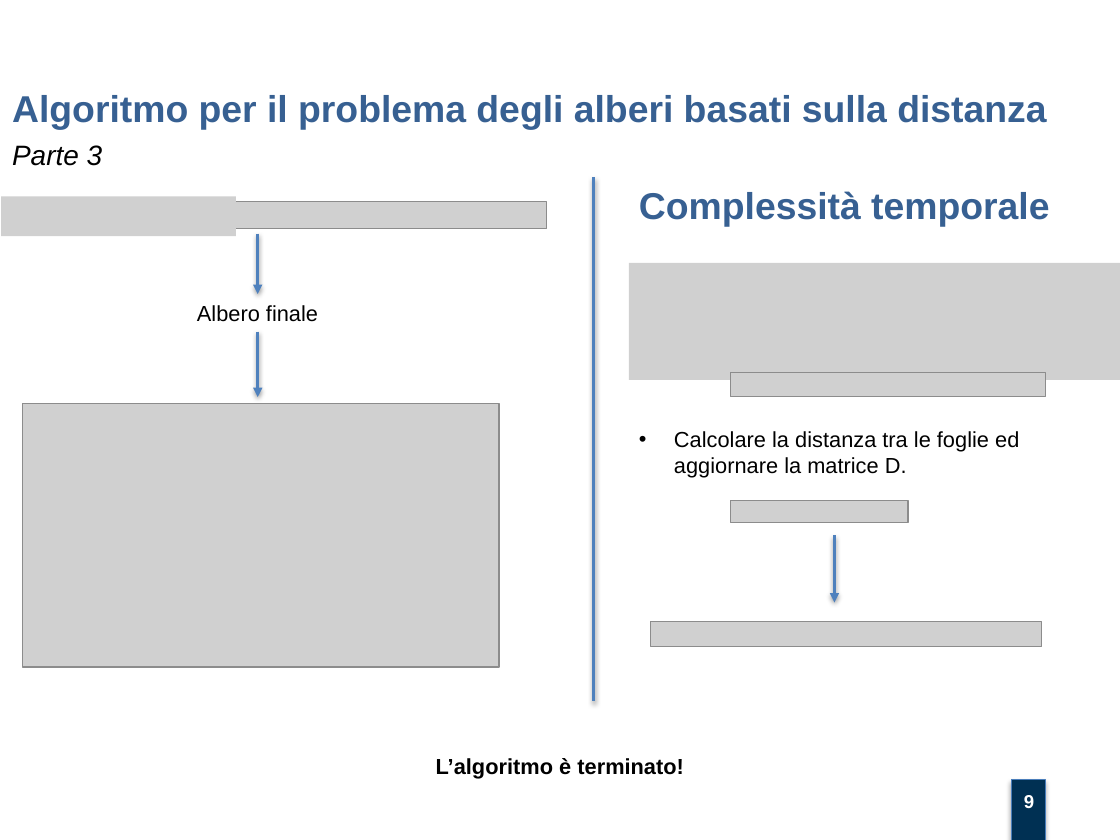
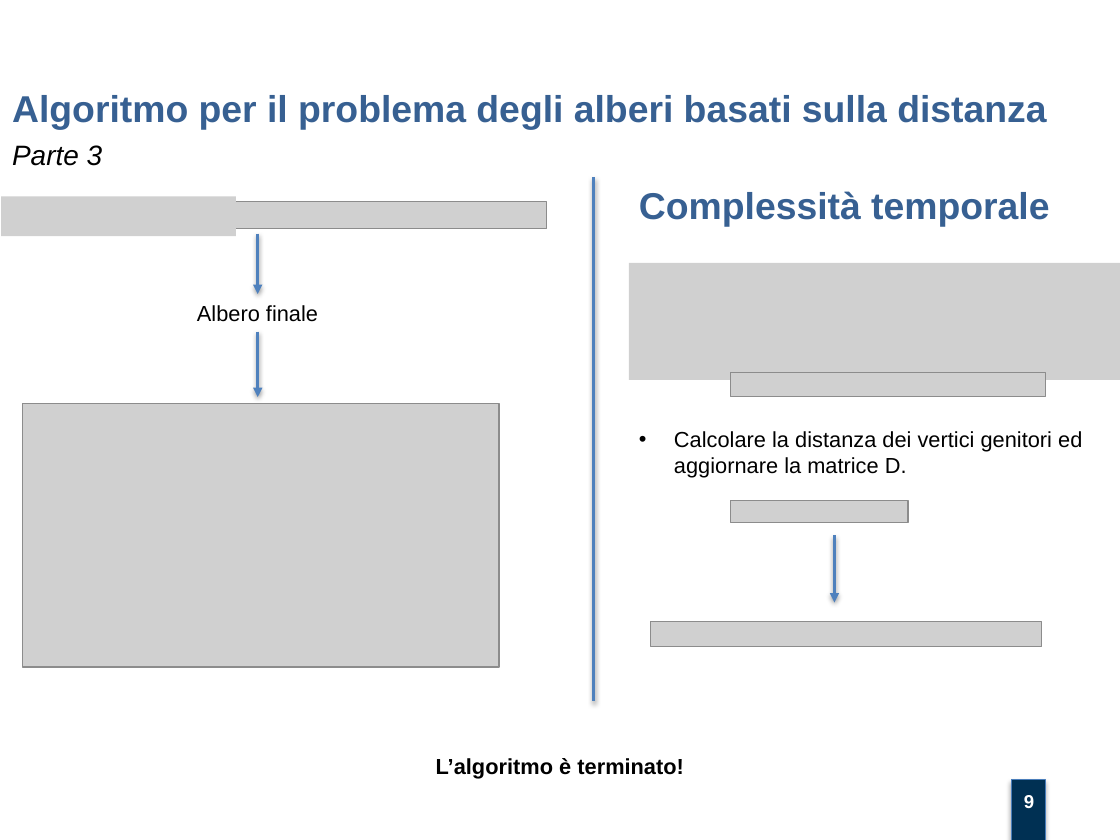
Before and after one commit to mtortoli/Thesis, a slide deck: slide 9 of Discussione Laurea/Slides v.1.0.pptx. Drawn at 1120x840 pixels with LibreOffice and Linux fonts; fonts in the diff are those of the drawing; grey boxes stand for pictures; background and template pictures are left out. Boxes give left, top, right and bottom in pixels: in the first picture for what was removed or moved away, otherwise in the second. Text is boxed around its words. In the diff, an @@ line names an element or a change of style, - is before the commit and + after.

```diff
--- a/Discussione Laurea/Slides v.1.0.pptx
+++ b/Discussione Laurea/Slides v.1.0.pptx
@@ text at <box>674,431,1082,478</box>: text changed @@
-• Calcolare la distanza tra le foglie ed aggiornare la matrice D.
+• Calcolare la distanza dei vertici genitori ed aggiornare la matrice D.
```
Also in this commit, not shown: 1 other slide changed, 1 other file.
